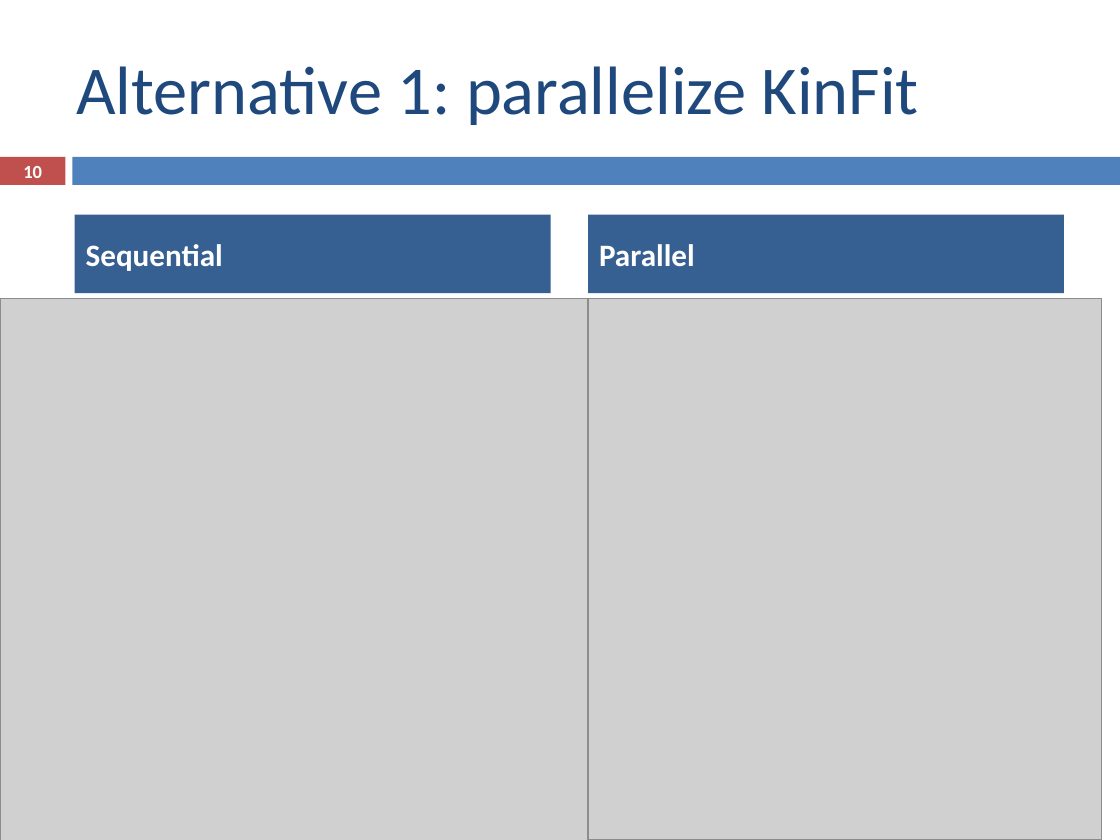
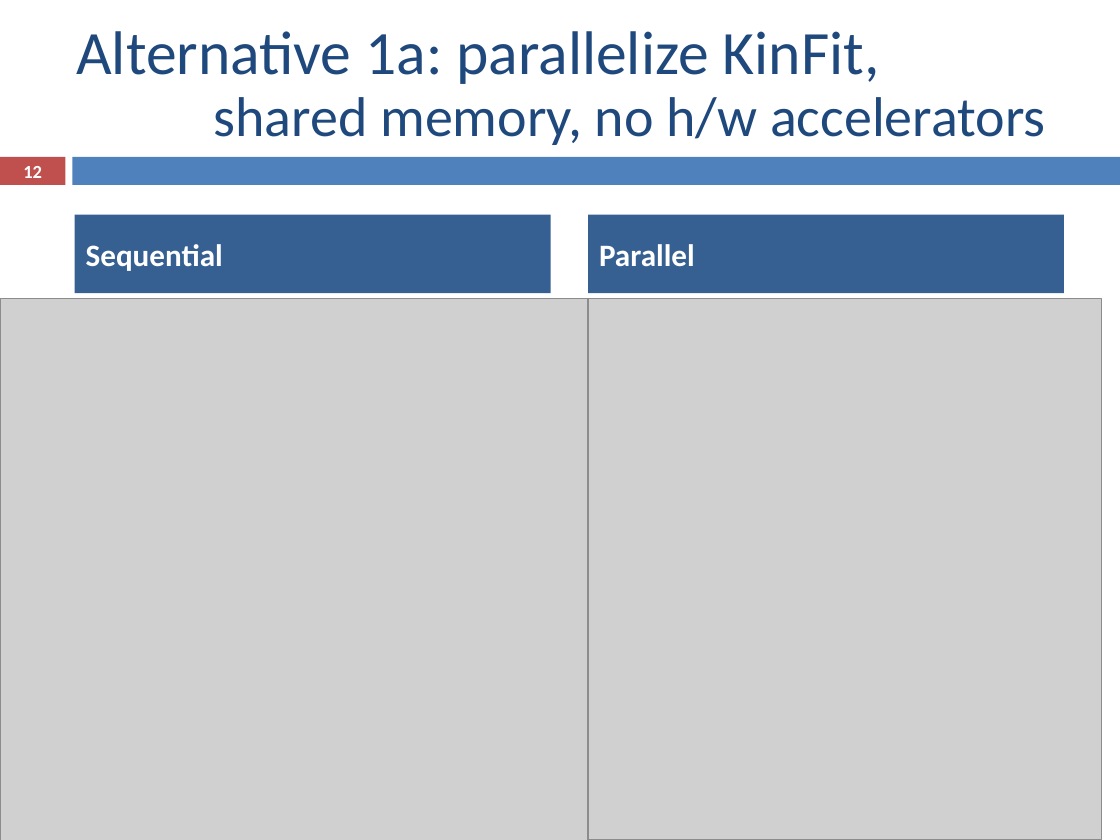
Before and after one commit to ampereira/mscthesis-liptool, a slide deck: slide 12 of doc/partial presentation/partial_presentation.pptx (slide 10 before the commit). Drawn at 1120x840 pixels with LibreOffice and Linux fonts; fonts in the diff are those of the drawing; grey boxes stand for pictures. Boxes give left, top, right and bottom in pixels: in the first picture for what was removed or moved away, otherwise in the second. Text is boxed around its words. In the diff, an @@ line names an element or a change of style, - is before the commit and + after.

```diff
--- a/doc/partial presentation/partial_presentation.pptx
+++ b/doc/partial presentation/partial_presentation.pptx
@@ title at bbox=[76, 31, 1045, 145]: text changed; size 44 to 39.6 pt @@
-Alternative 1: parallelize KinFit
+Alternative 1a: parallelize KinFit,
+shared memory, no h/w accelerators
@@ page number at bbox=[23, 166, 42, 178]: text changed @@
-10
+12
```
Also in this commit, not shown: 7 other slides changed, 4 slides added, 1 other file.
